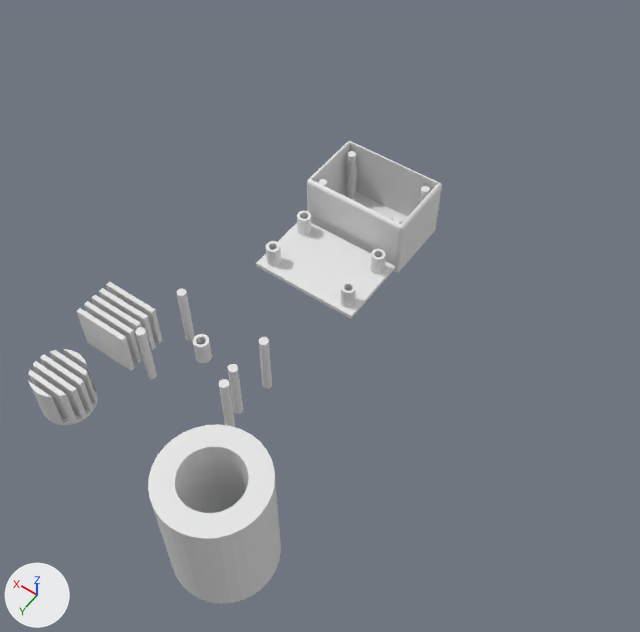
What one commit did to the Blender file czujnik/podelkoczujnik.blend.
Rendered twice from a camera (50 mm lens) standing at (-118.0, 169.0, 231.0) and looking at (-10.0, 18.0, -7.0). Every picture has the same lights, and +X, +Y and +Z are marked at lower left.

The scene before the commit, as lines of its bpy script (objects in view):
```python
me_cube_002 = bpy.data.meshes.new('Cube.002')
me_cube_002.from_pydata(...)  # 3109 vertices, 2954 faces; spans x -20.0..20.5, y -13.6..13.6, z -11.6..12.9
me_cube_003 = bpy.data.meshes.new('Cube.003')
me_cube_003.from_pydata(...)  # 104 vertices, 54 faces; spans x 59.1..76.6, y -8.8..8.8, z -7.5..8.5
me_cube_004 = bpy.data.meshes.new('Cube.004')
me_cube_004.from_pydata(...)  # a box spanning x -7.0..11.9, y 1.6..3.2, z -7.2..8.8; a box spanning x -7.0..11.9, y -1.6..0.0, z -7.2..8.8; a box spanning x -7.0..11.9, y -4.8..-3.2, z -7.2..8.8; a box spanning x -7.0..11.9, y -8.0..-6.4, z -7.2..8.8; a box spanning x -7.0..11.9, y -11.2..-9.6, z -7.2..8.8
ob_cube_001 = bpy.data.objects.new('Cube.001', me_cube_002)
ob_cube_001.location = (0.0, -30.0, 0.0)
ob_cube_002 = bpy.data.objects.new('Cube.002', me_cube_003)
ob_cube_002.location = (-33.2, 91.1, 0.0)
ob_cube_003 = bpy.data.objects.new('Cube.003', me_cube_004)
ob_cube_003.location = (26.6, 72.8, 11.2)
# also in view: 'Cylinder.001' at (0.0, 63.0, 11.0); 'Cylinder' at (-40.0, 103.0, 20.0); 'Cube' at (0.0, 0.0, -1.0)
```
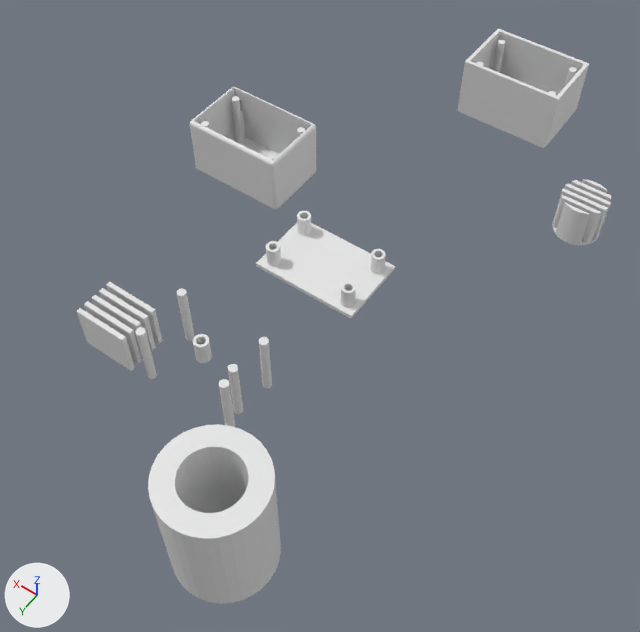
Diff of the bpy script that builds the scene:
```diff
--- a/czujnik/podelkoczujnik.blend.py
+++ b/czujnik/podelkoczujnik.blend.py
@@ me_cube_003 @@
 me_cube_003.from_pydata(...)  # 104 vertices, 54 faces; spans x 59.1..76.6, y -8.8..8.8, z -7.5..8.5
 # used by ob_cube_002; location = (-33.2, 91.1, 0.0)
+# me_cube_003 part 1: the whole mesh is moved by (-58.4, 48.6, -0.7)
@@ me_cube_001 @@
+me_cube_001.from_pydata(...)  # 387 vertices, 217 faces; spans x -17.2..23.3, y -13.6..13.6, z -8.7..15.8
@@ ob_cube_002 @@
 ob_cube_002 = bpy.data.objects.new('Cube.002', me_cube_003)
-ob_cube_002.location = (-33.2, 91.1, 0.0)
+ob_cube_002.location = (-72.1, -120.6, 0.0)
@@ ob_cube_001 @@
 ob_cube_001 = bpy.data.objects.new('Cube.001', me_cube_002)
-ob_cube_001.location = (0.0, -30.0, 0.0)
+ob_cube_001.location = (54.6, -30.0, 0.0)
@@ ob_cube_004 @@
+ob_cube_004 = bpy.data.objects.new('Cube.004', me_cube_001)
+ob_cube_004.location = (-16.7, -117.5, 0.9)
```

Where the change shows, as pixel boxes [x1, y1, x2, y2] in the pictures (640 x 632 px):
'Cube.001', moved
    before: [307, 141, 442, 273]
    after: [190, 87, 316, 210]
'Cube.004', added
    after: [457, 28, 589, 148]
'Cube.002', moved
    before: [29, 349, 98, 425]
    after: [552, 180, 611, 245]
